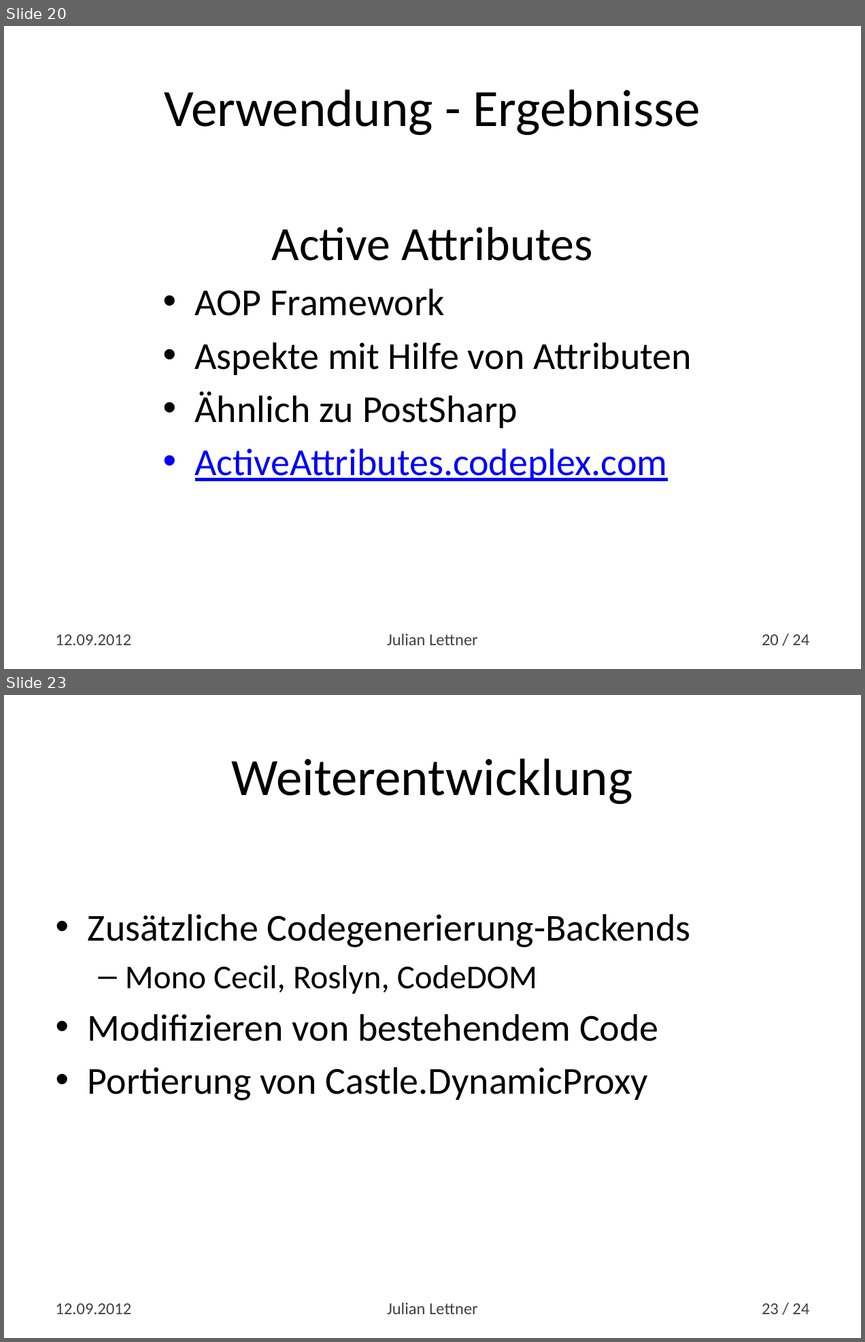
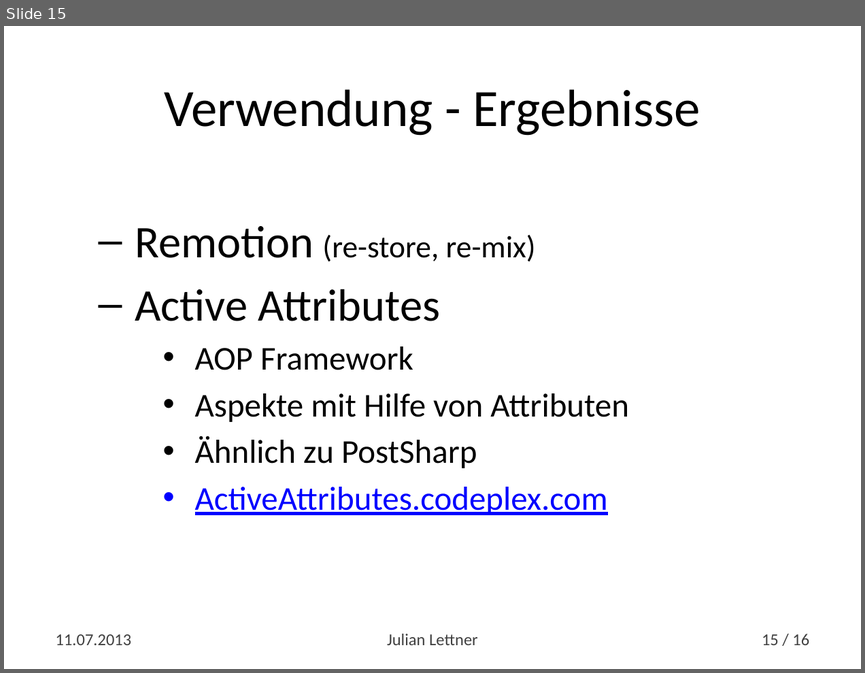
Before and after one commit to yln/TypePipeDemo, a slide deck: A Code Generation Pipeline for .NET.pptx. Shown one above the other, each under a label of ours: slides 20 and 23 before the commit, slide 15 after it; the slides between them are not shown. The pictures are 865x1342 and 865x673 pixels, drawn with LibreOffice and Linux fonts; fonts in the diff are those of the drawing. Boxes give left, top, right and bottom in pixels: in the first picture for what was removed or moved away, otherwise in the second. Text is boxed around its words. In the diff, an @@ line names an element or a change of style, - is before the commit and + after.

```diff
--- a/A Code Generation Pipeline for .NET.pptx
+++ b/A Code Generation Pipeline for .NET.pptx
@@ slide 23 removed at (x1=4, y1=695, x2=861, y2=1338), background #FFFFFF @@
@@ title removed at (x1=232, y1=758, x2=632, y2=804) @@
-Weiterentwicklung
@@ text removed at (x1=88, y1=914, x2=691, y2=1100) @@
-• Zusätzliche Codegenerierung-Backends
-  – Mono Cecil, Roslyn, CodeDOM
-• Modifizieren von bestehendem Code
-• Portierung von Castle.DynamicProxy
@@ text removed at (x1=56, y1=1303, x2=132, y2=1314) @@
-12.09.2012
@@ text removed at (x1=387, y1=1302, x2=478, y2=1314) @@
-Julian Lettner
@@ page number removed at (x1=762, y1=1303, x2=809, y2=1314) @@
-23 / 24
@@ what was slide 20 is now slide 15 @@
@@ slide 15 changed as well @@
@@ text at (x1=135, y1=226, x2=536, y2=261): paragraph added @@
+  – Remotion (re-store, re-mix)
@@ text at (x1=135, y1=288, x2=629, y2=515): size 40 to 38 pt in "Active Attributes"; size 32 to 28 pt in "AOP Framework", "Aspekte mit Hilfe von Attributen", "Ähnlich zu PostSharp", "ActiveAttributes.codeplex.com"; alignment centre to left; bullet none to –; list level 1 to 2 in "Active Attributes" @@
@@ text at (x1=56, y1=634, x2=132, y2=645): text changed @@
-12.09.2012
+11.07.2013
@@ page number at (x1=762, y1=633, x2=809, y2=645): text changed @@
-20 / 24
+15 / 16
```
Also in this commit, not shown: 13 other slides changed, 1 slide added, 8 other slides removed.
